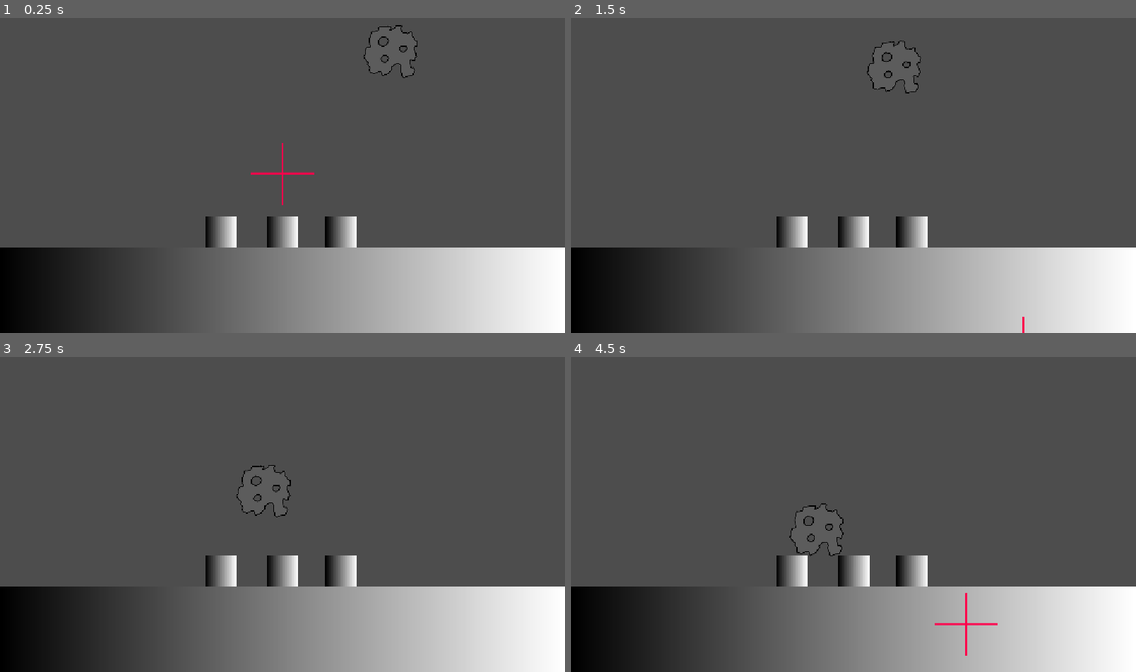
Above: before the commit, frames 1-4 (two rows, left to right).
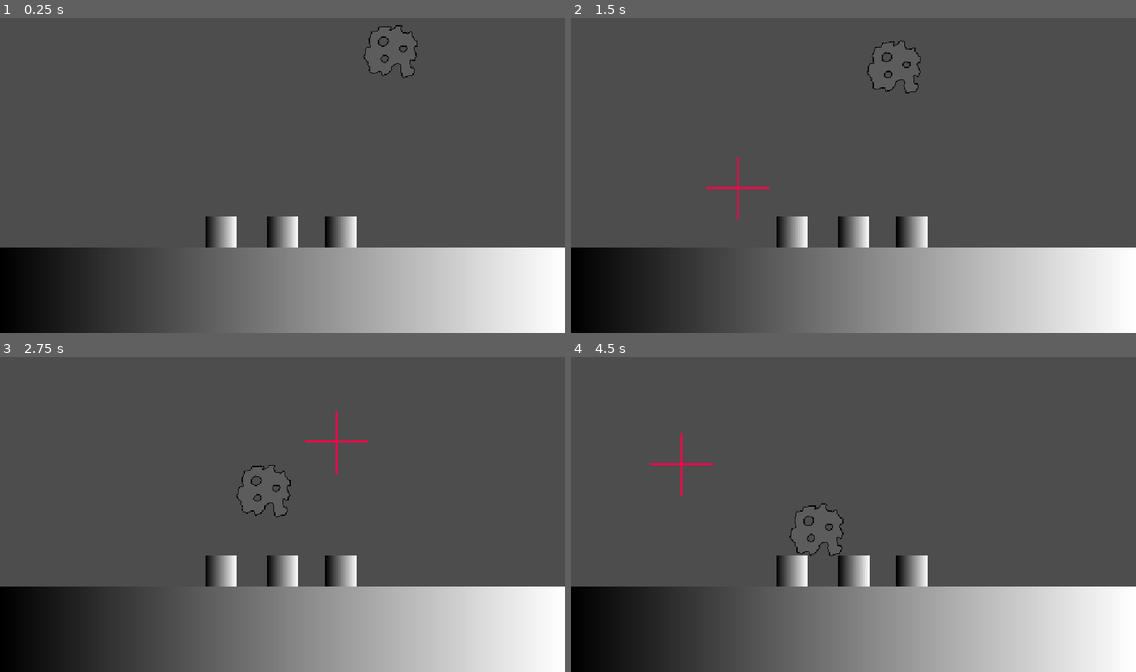
Above: after the commit, the same moments.

Repository: AndrewHay/meteor-strike
Game: Godot game, scene res://root.tscn
Two runs of this game, one before a commit and one after it. Both use one fixed random seed, a clock stepped at 60 frames per second and the inputs below.
Inputs (mouse positions are in pixels of both pictures, inside the frame that each line leads up to):
- Up to frame 1 (0.25 s): no input
- Up to frame 2 (1.5 s): move the mouse to (977, 159) at 0.52 s; move the mouse to (740, 191) at 1.27 s
- Up to frame 3 (2.75 s): move the mouse to (339, 442) at 2.02 s
- Up to frame 4 (4.5 s): move the mouse to (825, 577) at 2.77 s; move the mouse to (1023, 561) at 3.52 s; tap Enter at 4.25 s; move the mouse to (684, 464) at 4.27 s

The runs differ from the first frame. In frame 1, 0.1% of the frame differs, in the area x 44-56%, y 39-60%; in frame 2, 0.2%; in frame 3, 0.1%; in frame 4, 0.3%, in the area x 14-76%, y 24-95%.

Commit message:
Crosshair fix

Diff:
--- a/root.tscn
+++ b/root.tscn
@@ -6,7 +6,9 @@
 [node name="Root" type="Node2D" unique_id=2002437452]
 
 [node name="Level" parent="." unique_id=972982531 instance=ExtResource("1_pyidc")]
+position = Vector2(581, 326)
 
 [node name="Camera2D" type="Camera2D" parent="." unique_id=235987464]
+position = Vector2(581, 326)
 
 [node name="Crosshair" parent="." unique_id=1168615329 instance=ExtResource("4_28aoi")]
